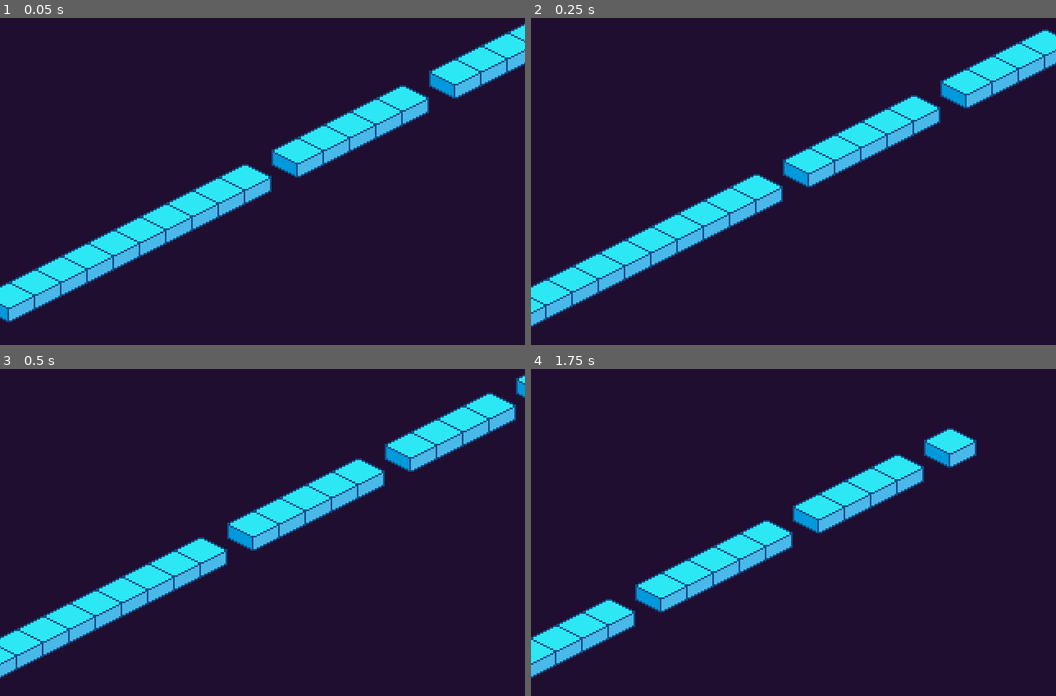
Above: before the commit, frames 1-4 (two rows, left to right).
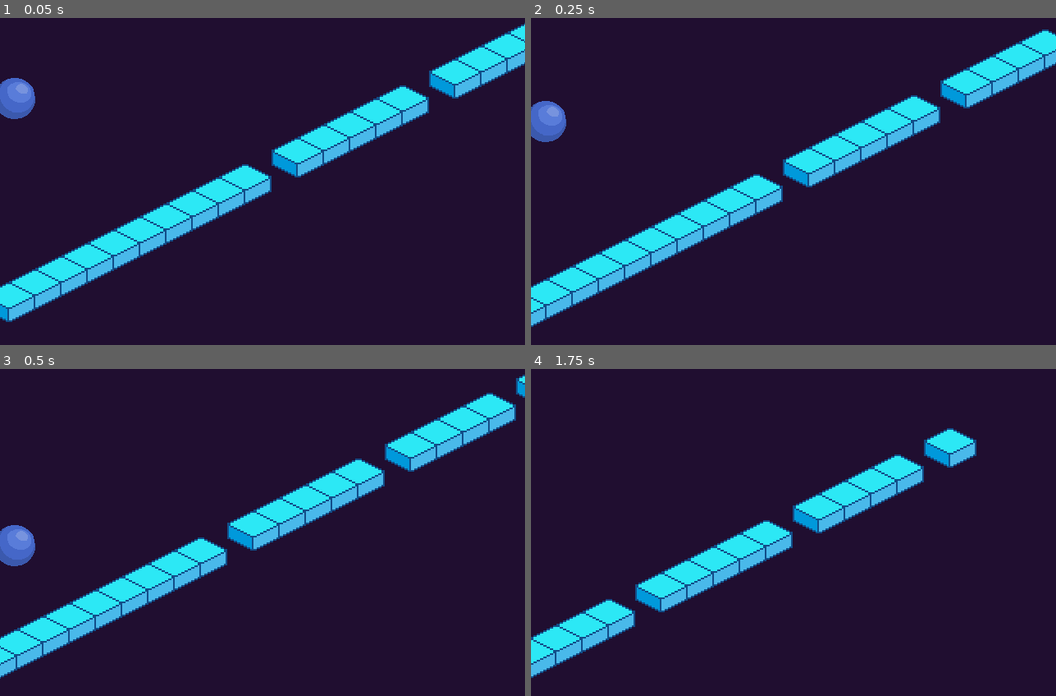
Above: after the commit, the same moments.

Repository: ofknee/tap-tap-tap
Game: Godot game, scene res://scenes/important/game.tscn
The game is run twice, just before and just after one commit, with the same random seed, the same clock (stepped at 60 frames per second) and the same inputs.
Inputs:
- Up to frame 1 (0.05 s): no input
- Up to frame 2 (0.25 s): no input
- Up to frame 3 (0.5 s): no input
- Up to frame 4 (1.75 s): tap Enter (ui_accept) at 0.5, 0.6, 0.77, 1.07, 1.35, 1.52 s; hold Right (ui_right) from 0.53 s (still down)

The runs differ from the first frame. In frame 1, 0.7% of the frame differs, in the area x 0-7%, y 18-31%; in frame 2, 0.7%; in frame 3, 0.7%; in frame 4, nothing differs.

Commit message:
tilemap edits

Diff:
--- a/scenes/important/game.tscn
+++ b/scenes/important/game.tscn
@@ -1,9 +1,35 @@
 [gd_scene format=3 uid="uid://wkur7bfdvfoo"]
 
 [ext_resource type="PackedScene" uid="uid://j28wlyk5oqu2" path="res://scenes/iso/jump_strip.tscn" id="1_uup8x"]
+[ext_resource type="Script" uid="uid://bhgujarx8u4nd" path="res://scenes/important/player.gd" id="2_eqmlo"]
+[ext_resource type="Texture2D" uid="uid://b7ciyxbnwtvme" path="res://assets/sphere.png" id="2_he84t"]
+
+[sub_resource type="SpriteFrames" id="SpriteFrames_l57lt"]
+animations = [{
+"frames": [{
+"duration": 1.0,
+"texture": ExtResource("2_he84t")
+}],
+"loop": 1,
+"name": &"default",
+"speed": 5.0
+}]
+
+[sub_resource type="CircleShape2D" id="CircleShape2D_weljr"]
 
 [node name="game" type="Node2D" unique_id=1528345599]
 
 [node name="JumpStrip" parent="." unique_id=883491700 instance=ExtResource("1_uup8x")]
 position = Vector2(273, 389)
 scale = Vector2(2, 2)
+
+[node name="player" type="CharacterBody2D" parent="." unique_id=7599540]
+position = Vector2(18, 279)
+script = ExtResource("2_eqmlo")
+
+[node name="AnimatedSprite2D" type="AnimatedSprite2D" parent="player" unique_id=1159005780]
+sprite_frames = SubResource("SpriteFrames_l57lt")
+
+[node name="CollisionShape2D" type="CollisionShape2D" parent="player" unique_id=1921800376]
+scale = Vector2(2.0899358, 2.0992887)
+shape = SubResource("CircleShape2D_weljr")
--- /dev/null
+++ b/scenes/important/player.gd
@@ -0,0 +1,25 @@
+extends CharacterBody2D
+
+
+const SPEED = 300.0
+const JUMP_VELOCITY = -400.0
+
+
+func _physics_process(delta: float) -> void:
+	# Add the gravity.
+	if not is_on_floor():
+		velocity += get_gravity() * delta
+
+	# Handle jump.
+	if Input.is_action_just_pressed("ui_accept") and is_on_floor():
+		velocity.y = JUMP_VELOCITY
+
+	# Get the input direction and handle the movement/deceleration.
+	# As good practice, you should replace UI actions with custom gameplay actions.
+	var direction := Input.get_axis("ui_left", "ui_right")
+	if direction:
+		velocity.x = direction * SPEED
+	else:
+		velocity.x = move_toward(velocity.x, 0, SPEED)
+
+	move_and_slide()
Binary file added: assets/take3.png
Not shown, added: scenes/important/player.gd.uid
